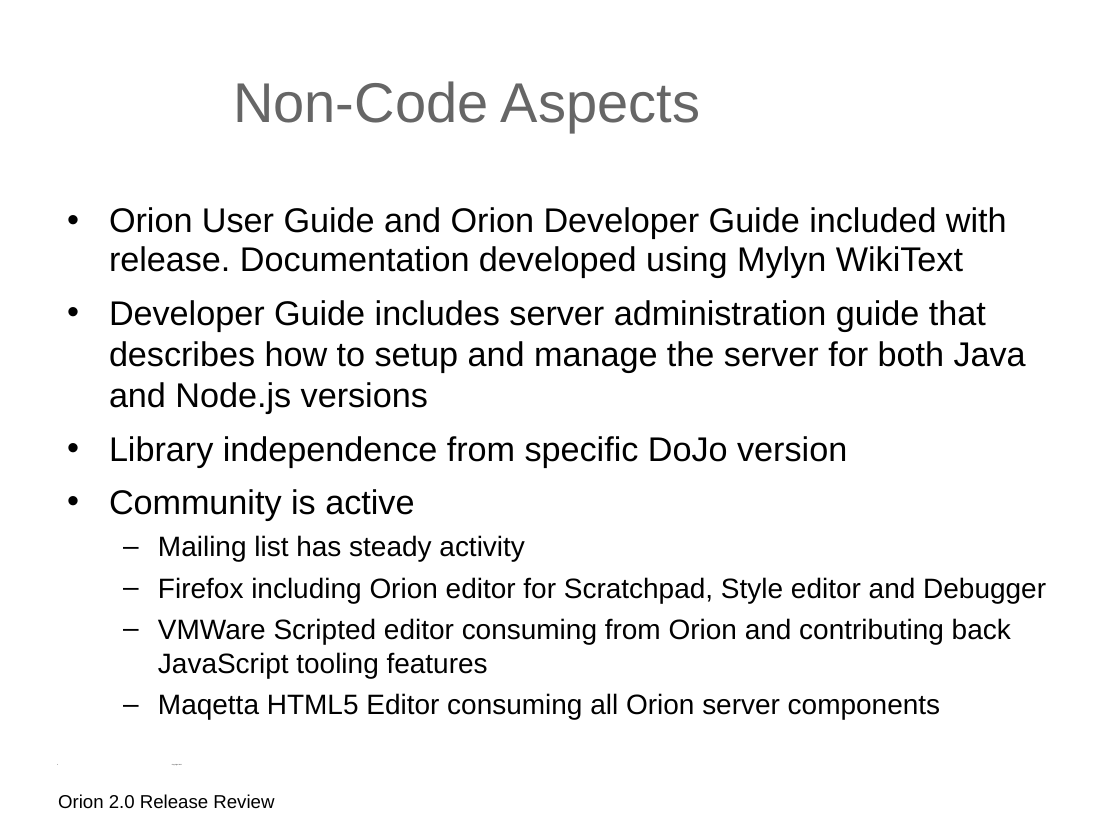
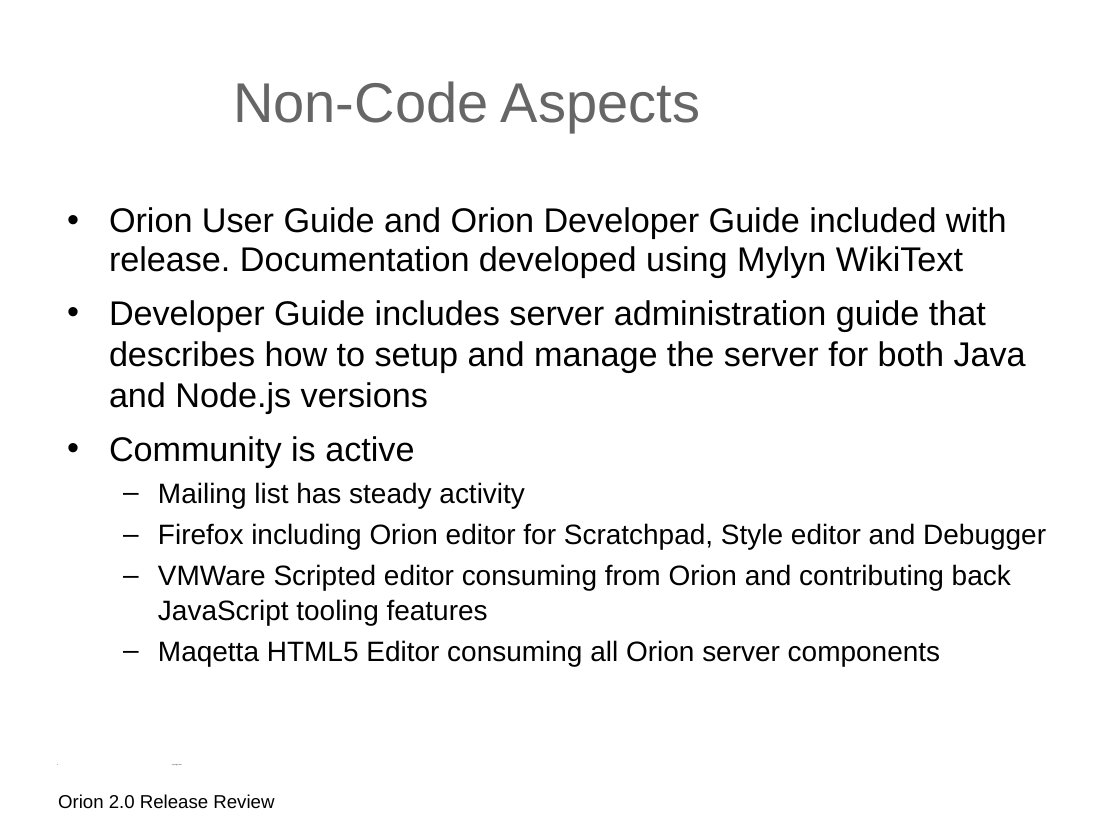
Before and after one commit to eclipse-archived/orion, a slide deck: slide 4 of reviews/orion-2-0-release-review.odp. Drawn at 1120x840 pixels with LibreOffice and Linux fonts; fonts in the diff are those of the drawing; background and template pictures are left out. Boxes give left, top, right and bottom in pixels: in the first picture for what was removed or moved away, otherwise in the second. Text is boxed around its words. In the diff, an @@ line names an element or a change of style, - is before the commit and + after.

```diff
--- a/reviews/orion-2-0-release-review.odp
+++ b/reviews/orion-2-0-release-review.odp
@@ text at bbox=[109, 436, 847, 467]: paragraph removed @@
-• Library independence from specific DoJo version
```
Also in this commit, not shown: 3 other slides changed, 1 other file.
